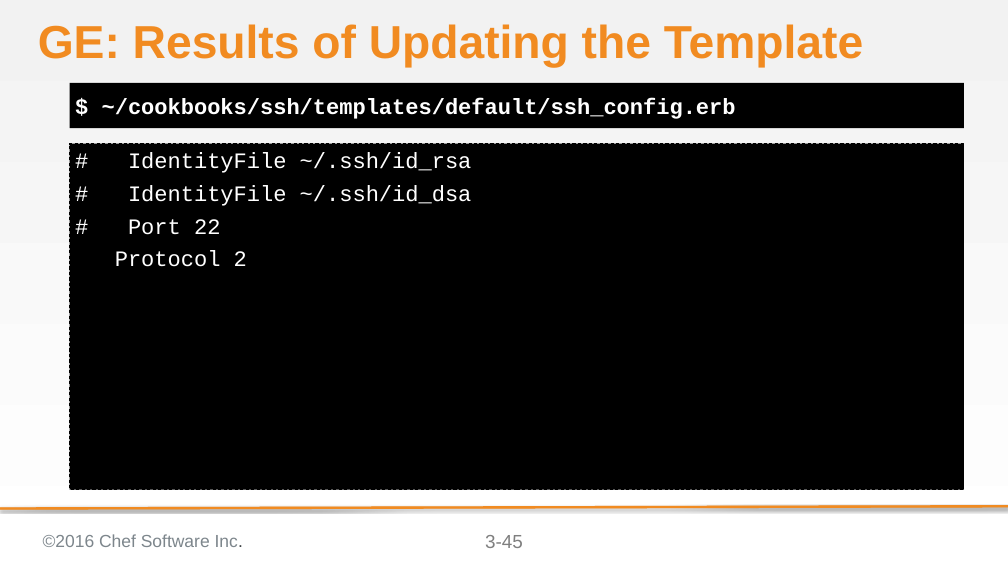
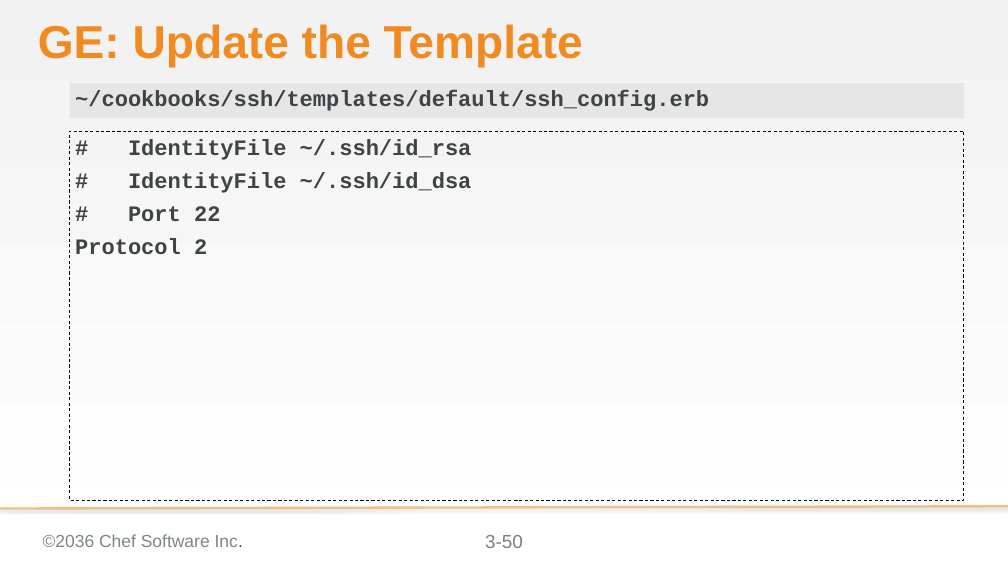
Before and after one commit to bchamby/chef-compliance-installation-configuration-operation, a slide deck: slide 50 of 03-initial-configuration-scans.pptx (slide 45 before the commit). Drawn at 1008x567 pixels with LibreOffice and Linux fonts; fonts in the diff are those of the drawing; background and template pictures are left out. Boxes give left, top, right and bottom in pixels: in the first picture for what was removed or moved away, otherwise in the second. Text is boxed around its words. In the diff, an @@ line names an element or a change of style, - is before the commit and + after.

```diff
--- a/03-initial-configuration-scans.pptx
+++ b/03-initial-configuration-scans.pptx
@@ title at (x1=38, y1=24, x2=583, y2=67): text changed @@
-GE: Results of Updating the Template
+GE: Update the Template
@@ text "~/cookbooks/ssh/templates/default/ssh_config.erb" resized from (x1=70, y1=83, x2=964, y2=128) to (x1=70, y1=83, x2=964, y2=118) @@
@@ text "~/cookbooks/ssh/templates/default/ssh_config.erb" at (x1=70, y1=83, x2=964, y2=118): fill #000000 to #D9D9D9 at 50% opacity @@
@@ text at (x1=75, y1=90, x2=709, y2=111): text changed; text colour #FFFFFF to #3E4346 @@
-$ ~/cookbooks/ssh/templates/default/ssh_config.erb
+~/cookbooks/ssh/templates/default/ssh_config.erb
@@ text "# IdentityFile ~/.ssh/id_rsa" resized from (x1=70, y1=143, x2=964, y2=489) to (x1=70, y1=131, x2=964, y2=500) @@
@@ text "# IdentityFile ~/.ssh/id_rsa" at (x1=70, y1=131, x2=964, y2=500): text colour #FFFFFF to #3E4346, bold on; fill #000000 to none @@
@@ line removed from (1008, 506) to (0, 509) @@
@@ text at (x1=43, y1=534, x2=243, y2=547): text changed @@
-©2016 Chef Software Inc.
+©2036 Chef Software Inc.
@@ page number at (x1=485, y1=535, x2=523, y2=548): text changed @@
-3-45
+3-50
```
Also in this commit, not shown: 54 other slides changed, 5 slides added, 3 slides removed.
